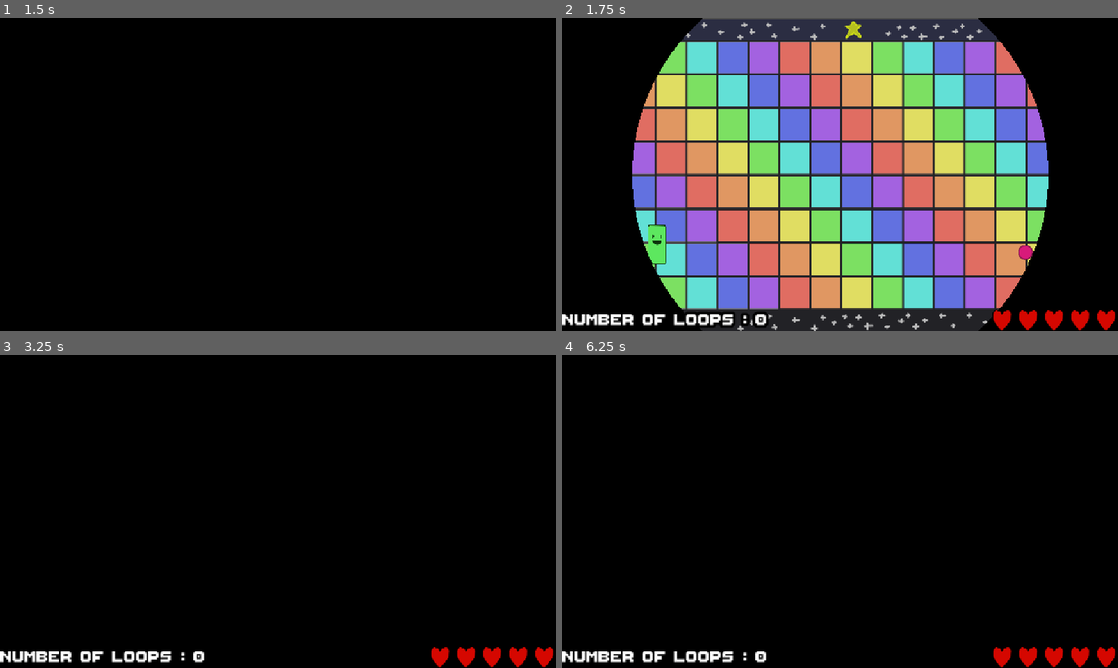
Above: before the commit, frames 1-4 (two rows, left to right).
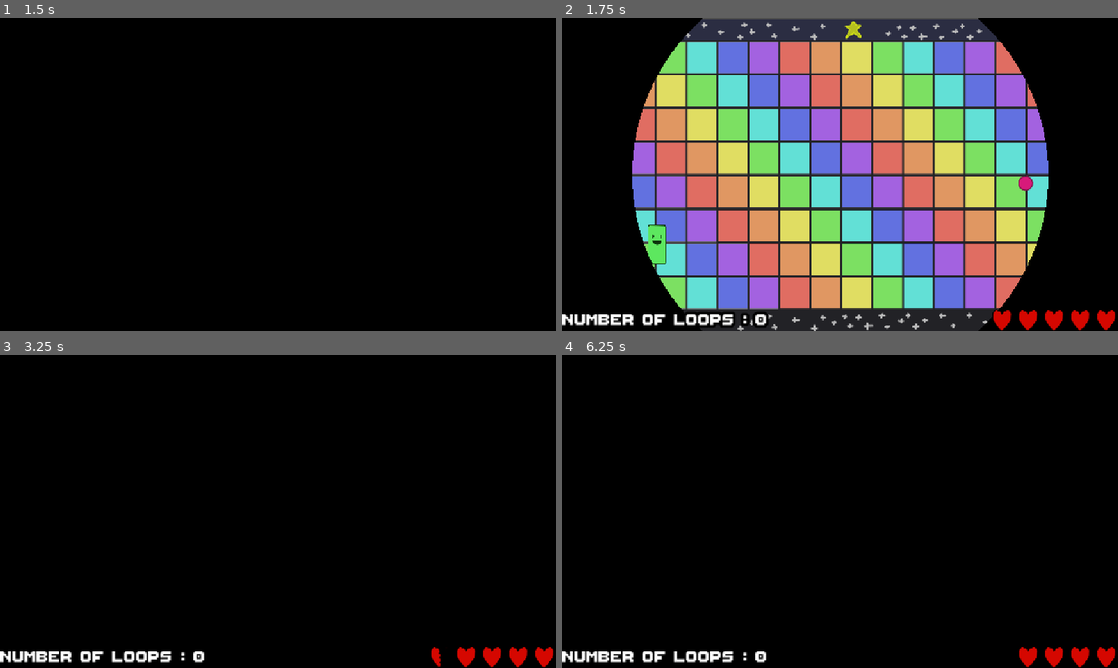
Above: after the commit, the same moments.

Repository: les-brows/la-boucle-musicale
Game: Godot game, scene res://Levels/MainMenu/MainMenu.tscn
Two runs of this game, one before a commit and one after it. Both use one fixed random seed, a clock stepped at 60 frames per second and the inputs below.
Inputs (mouse positions are in pixels of both pictures, inside the frame that each line leads up to):
- Up to frame 1 (1.5 s): tap Enter (ui_accept) at 0.5, 0.77 s; move the mouse to (400, 158) at 0.52 s; hold D (player1_right) 0.53-1.28 s; tap Shift (player1_dash) at 0.6 s; move the mouse to (166, 190) at 1.27 s; hold S (player1_down) from 1.28 s (still down); right-click (166, 190) at 1.35 s
- Up to frame 2 (1.75 s): keep holding S (player1_down); tap Enter (ui_accept) at 1.52 s
- Up to frame 3 (3.25 s): move the mouse to (333, 442) at 2.02 s; release S (player1_down) at 2.03 s; hold D (player1_right) 2.03-2.78 s; tap Shift (player1_dash) at 2.1 s; tap Enter (ui_accept) at 2.75, 3.02 s; move the mouse to (250, 574) at 2.77 s; hold O (player1_shoot_up) from 2.78 s (still down); right-click (250, 574) at 2.85 s
- Up to frame 4 (6.25 s): tap Enter (ui_accept) at 3.5, 3.77, 4.25, 4.52, 5, 5.75, 6.02 s; move the mouse to (1006, 558) at 3.52 s; release O (player1_shoot_up) at 3.53 s; hold A (player1_left) 3.53-5.03 s; tap Shift (player1_dash) at 3.6, 5.1 s; move the mouse to (673, 464) at 4.27 s; right-click (673, 464) at 4.35 s; move the mouse to (867, 511) at 5.02 s; hold S (player1_down) 5.03-5.78 s; move the mouse to (756, 433) at 5.77 s; hold D (player1_right) from 5.78 s (still down); right-click (756, 433) at 5.85 s

Frame 1 is identical in both runs. In frame 2, 0.2% of the frame differs, in the area x 82-85%, y 50-78%; in frame 3, less than 0.1%; in frame 4, 0.2%.

Commit message:
fix: solve runtime error for sprite

Diff:
--- a/MainScene.tscn
+++ b/MainScene.tscn
@@ -4,6 +4,7 @@
 [ext_resource type="PackedScene" uid="uid://bne5gfgl17hng" path="res://Rythm/MusicManager.tscn" id="2_rpqi1"]
 [ext_resource type="AudioStream" uid="uid://ke43hdpgbybw" path="res://Assets/Collide 1.wav" id="4_rf2cd"]
 [ext_resource type="Script" uid="uid://c3tbooyhqh8ok" path="res://Rythm/test_sound.gd" id="4_uxrcv"]
+
 [node name="MainScene" type="Node2D"]
 
 [node name="MusicManager" parent="." instance=ExtResource("2_rpqi1")]
--- a/Objects/Enemies/Shooter.tscn
+++ b/Objects/Enemies/Shooter.tscn
@@ -15,7 +15,7 @@
 
 [sub_resource type="Curve2D" id="Curve2D_4u4qj"]
 _data = {
-"points": PackedVector2Array(0, 0, 0, 0, 0, 0, 0, 0, 0, 0, 0, 400, 0, 0, 0, 0, 0, -400, 0, 0, 0, 0, 0, 0)
+"points": PackedVector2Array(0, 0, 0, 0, 0, 0, 0, 0, 0, 0, 0, 100, 0, 0, 0, 0, 0, -100, 0, 0, 0, 0, 0, 0)
 }
 point_count = 4
 
@@ -25,9 +25,8 @@
 }
 point_count = 5
 
-[node name="Shooter" type="Node2D" node_paths=PackedStringArray("spriteEnemy", "TimerBlinkNode")]
+[node name="Shooter" type="Node2D" node_paths=PackedStringArray("TimerBlinkNode")]
 script = ExtResource("1_8c5hv")
-spriteEnemy = NodePath("HorizontalPath/PathFollow2D/Sprite2D")
 TimerBlinkNode = NodePath("TimerBlink")
 
 [node name="InstrumentPlayer" type="AudioStreamPlayer2D" parent="."]
@@ -67,7 +66,6 @@
 curve = SubResource("Curve2D_4u4qj")
 
 [node name="PathFollow2D" type="PathFollow2D" parent="VerticalPath"]
-position = Vector2(0, 400.035)
 progress = 400.32
 rotates = false
 
--- a/Objects/Enemies/shooter.gd
+++ b/Objects/Enemies/shooter.gd
@@ -53,17 +53,25 @@
 	match random_num:
 		EnemyMovementPattern.HORIZONTAL:
 			movement_pattern = EnemyMovementPattern.HORIZONTAL
+			spriteEnemy = $HorizontalPath/PathFollow2D/Sprite2D
 			path_follow = horizontal_path
+
 			vertical_path.queue_free()
 			diamond_path.queue_free()
 		EnemyMovementPattern.VERTICAL:
 			movement_pattern = EnemyMovementPattern.VERTICAL
+			spriteEnemy = $VerticalPath/PathFollow2D/Sprite2D
 			path_follow = vertical_path
+			position.y = 300
+
 			horizontal_path.queue_free()
 			diamond_path.queue_free()
 		EnemyMovementPattern.DIAMOND:
 			movement_pattern = EnemyMovementPattern.DIAMOND
+			spriteEnemy = $DiamondPath/PathFollow2D/Sprite2D
 			path_follow = diamond_path
+			position.y = clamp(position.y, 300, 400)
+
 			horizontal_path.queue_free()
 			vertical_path.queue_free()
 
Not shown: 1 places in Objects/Enemies/Managers/EnemyManager.tscn that only renumber resources
